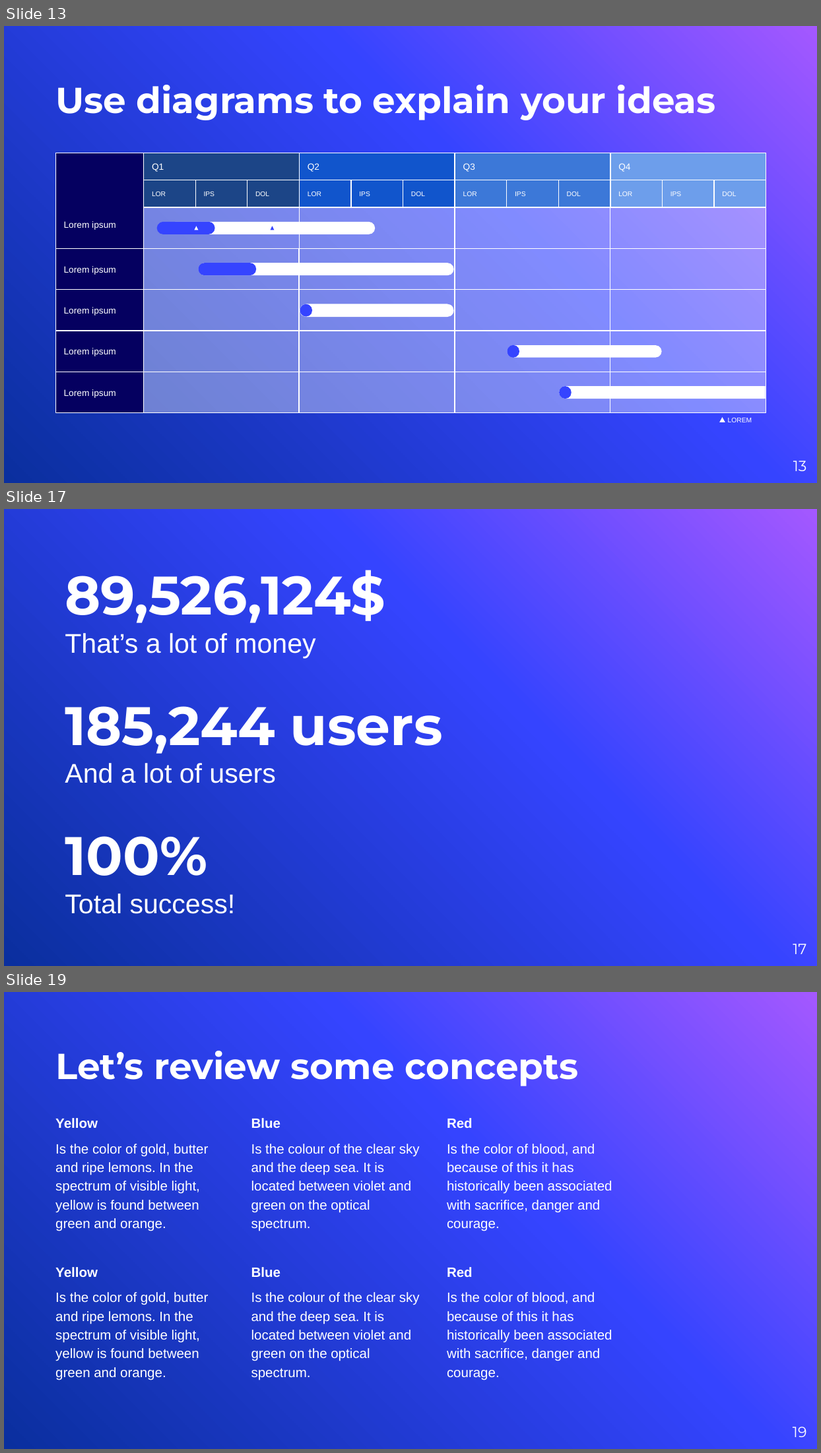
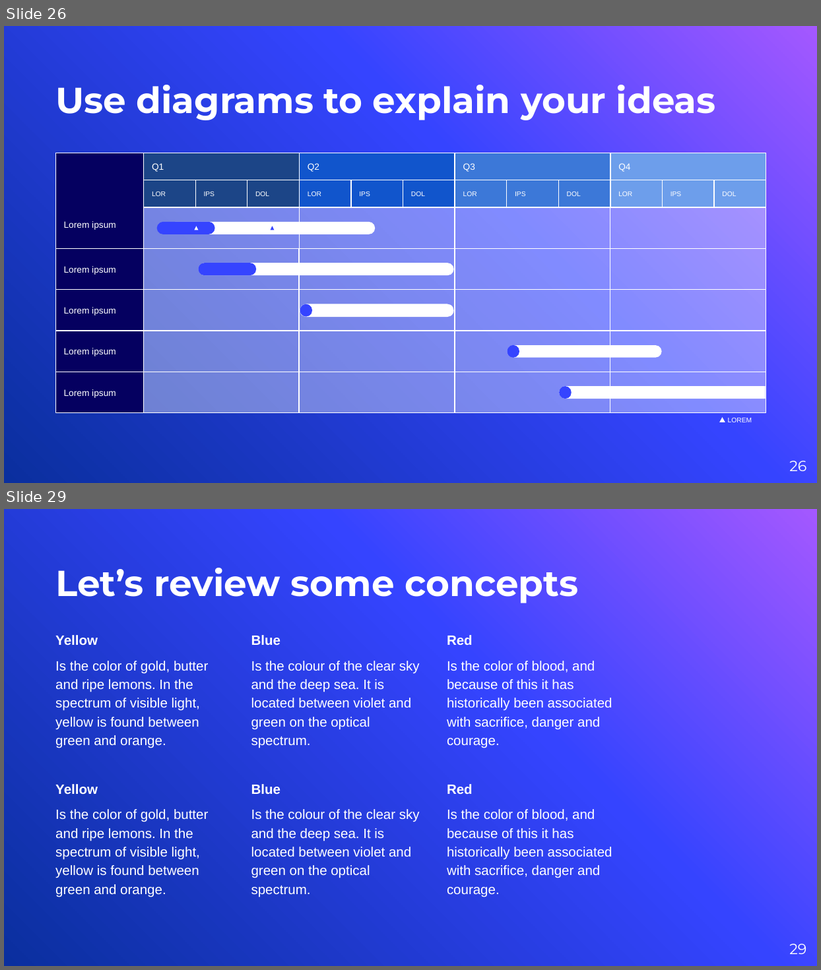
Before and after one commit to vyacheslav-polyakov/thesis, a slide deck: !Defense Slides.pptx. Shown one above the other, each under a label of ours: slides 13, 17 and 19 before the commit, slides 26 and 29 after it; the slides between them are not shown. The pictures are 821x1453 and 821x970 pixels, drawn with LibreOffice and Linux fonts; fonts in the diff are those of the drawing; background and template pictures are left out. Boxes give left, top, right and bottom in pixels: in the first picture for what was removed or moved away, otherwise in the second. Text is boxed around its words. In the diff, an @@ line names an element or a change of style, - is before the commit and + after.

```diff
--- a/!Defense Slides.pptx
+++ b/!Defense Slides.pptx
@@ slide 17 removed at (x1=4, y1=509, x2=817, y2=966), background picture (left out) @@
@@ title removed at (x1=65, y1=570, x2=385, y2=623) @@
-89,526,124$
@@ subtitle removed at (x1=65, y1=633, x2=316, y2=658) @@
-That’s a lot of money
@@ title removed at (x1=65, y1=706, x2=443, y2=754) @@
-185,244 users
@@ subtitle removed at (x1=65, y1=763, x2=275, y2=784) @@
-And a lot of users
@@ title removed at (x1=65, y1=836, x2=207, y2=876) @@
-100%
@@ subtitle removed at (x1=65, y1=894, x2=236, y2=914) @@
-Total success!
@@ page number removed at (x1=793, y1=944, x2=807, y2=955) @@
-17
@@ what was slide 13 is now slide 26 @@
@@ page number at (x1=789, y1=461, x2=807, y2=472): text changed @@
-13
+26
@@ what was slide 19 is now slide 29 @@
@@ page number at (x1=789, y1=944, x2=807, y2=955): text changed @@
-19
+29
```
Also in this commit, not shown: 5 slides changed, 19 slides added, 9 other slides removed, 30 other files.
